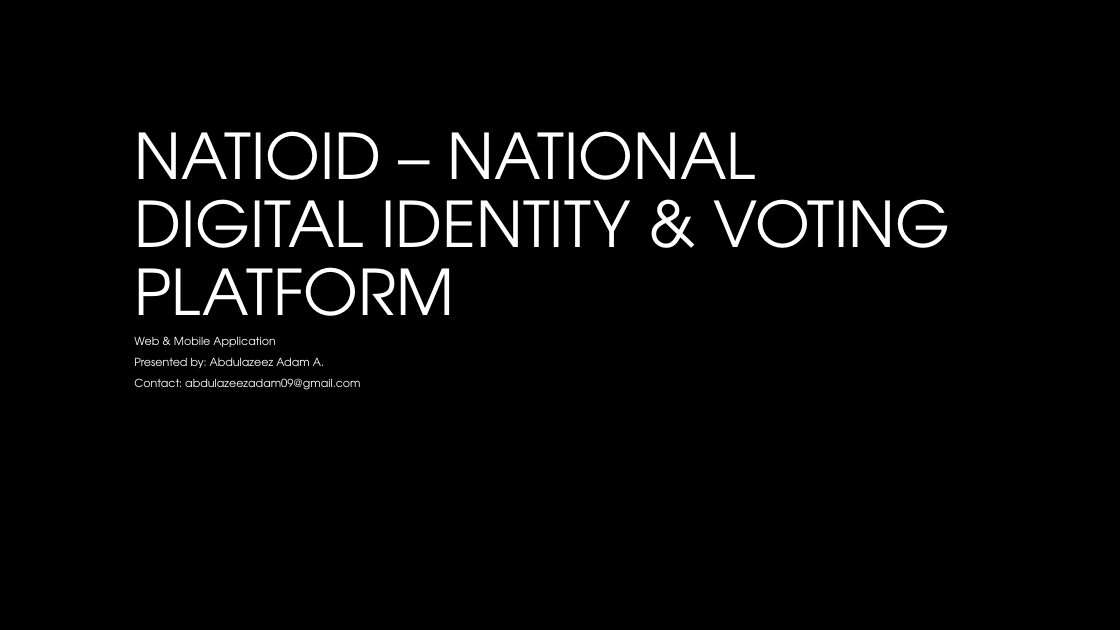
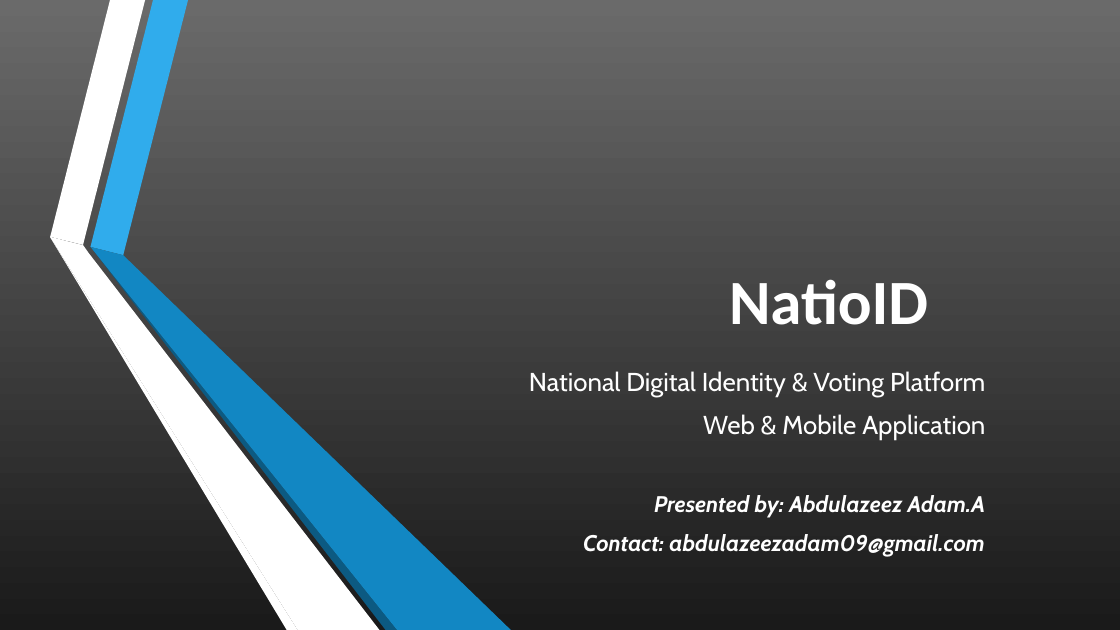
Before and after one commit to Ainfiniti01/NatioID, a slide deck: slide 1 of NatioID – National Digital Identity & Voting Platform.pptx. Drawn at 1120x630 pixels with LibreOffice and Linux fonts; fonts in the diff are those of the drawing; background and template pictures are left out. Boxes give left, top, right and bottom in pixels: in the first picture for what was removed or moved away, otherwise in the second. Text is boxed around its words. In the diff, an @@ line names an element or a change of style, - is before the commit and + after.

```diff
--- a/NatioID – National Digital Identity & Voting Platform.pptx
+++ b/NatioID – National Digital Identity & Voting Platform.pptx
@@ background #000000 to gradient #6B6B6B to #1B1B1B @@
@@ group added at box(50, 0, 512, 630): 6 freeform shapes @@
@@ title at box(729, 279, 928, 325): text changed; font TeX Gyre Adventor to Calibri; bold on @@
-NATIOID – NATIONAL DIGITAL IDENTITY & VOTING PLATFORM
+NatioID
@@ subtitle "National Digital Identity & Voting ...": place and size @@
-subtitle "National Digital Identity & Voting ..." at box(134, 336, 360, 390)
+subtitle "National Digital Identity & Voting ..." at box(529, 371, 985, 557)
@@ subtitle at box(529, 371, 985, 397): paragraph added @@
+National Digital Identity & Voting Platform
@@ subtitle at box(583, 414, 985, 557): size 9.5 to 22.2 pt in "Web & Mobile Application"; font TeX Gyre Adventor to Cabin in "Web & Mobile Application", "Contact: abdulazeezadam09@gmail.com"; size 9.5 to 19.4 pt, bold on, italic on in "Contact: abdulazeezadam09@gmail.com"; alignment left to right; line spacing 0.7 to 1 @@
@@ subtitle at box(654, 495, 985, 518): text changed; size 9.5 to 19.4 pt; font TeX Gyre Adventor to Cabin; bold on; italic on @@
-Presented by: Abdulazeez Adam A.
+Presented by: Abdulazeez Adam.A
```
Also in this commit, not shown: 12 other slides changed, 3 slides added, 4 other files.
